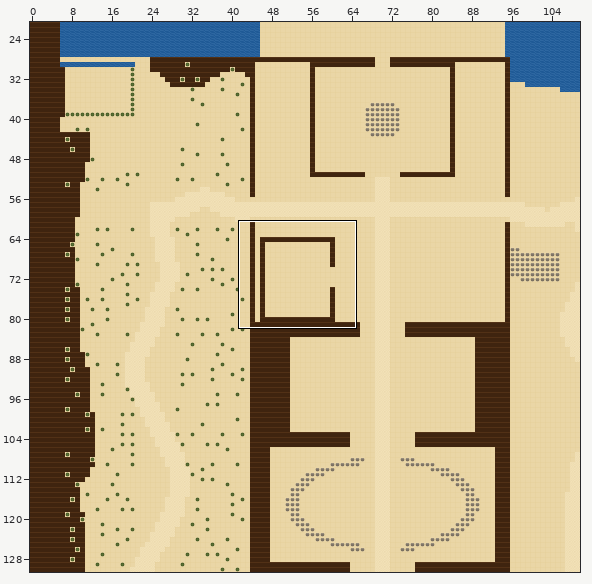
One commit to this Tiled map (JSON): maps/camelot.tmj. Above: a wide view before the commit, with the close-up outlined.
Close-up. As it was:
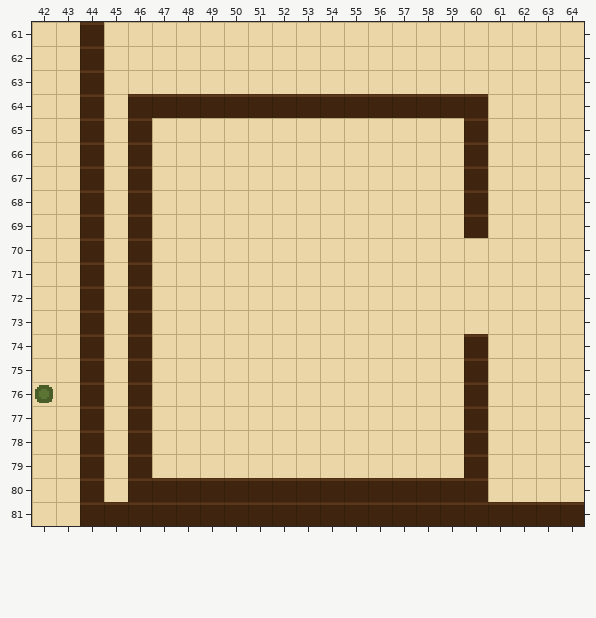
Cells are 16x16 px. Shown: x 42..64, y 61..81.
Once edited:
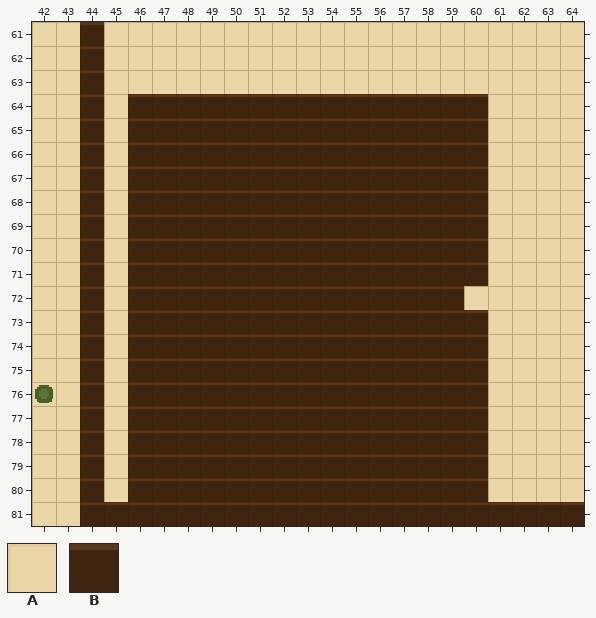
Key: from "draft": A 0, B 1.
_ is an empty cell.
Diff:
Layer "ground":
y 65..69: x 47..59 AAAAAAAAAAAAA -> BBBBBBBBBBBBB
y 70..71: x 47..60 AAAAAAAAAAAAAA -> BBBBBBBBBBBBBB
y 72: x 47..59 AAAAAAAAAAAAA -> BBBBBBBBBBBBB
y 73: x 47..60 AAAAAAAAAAAAAA -> BBBBBBBBBBBBBB
y 74..79: x 47..59 AAAAAAAAAAAAA -> BBBBBBBBBBBBB
Boxes around the changes in both close-ups, in picture pixels (x1, y1, x2, y2):
changed: (152, 118, 488, 478)
